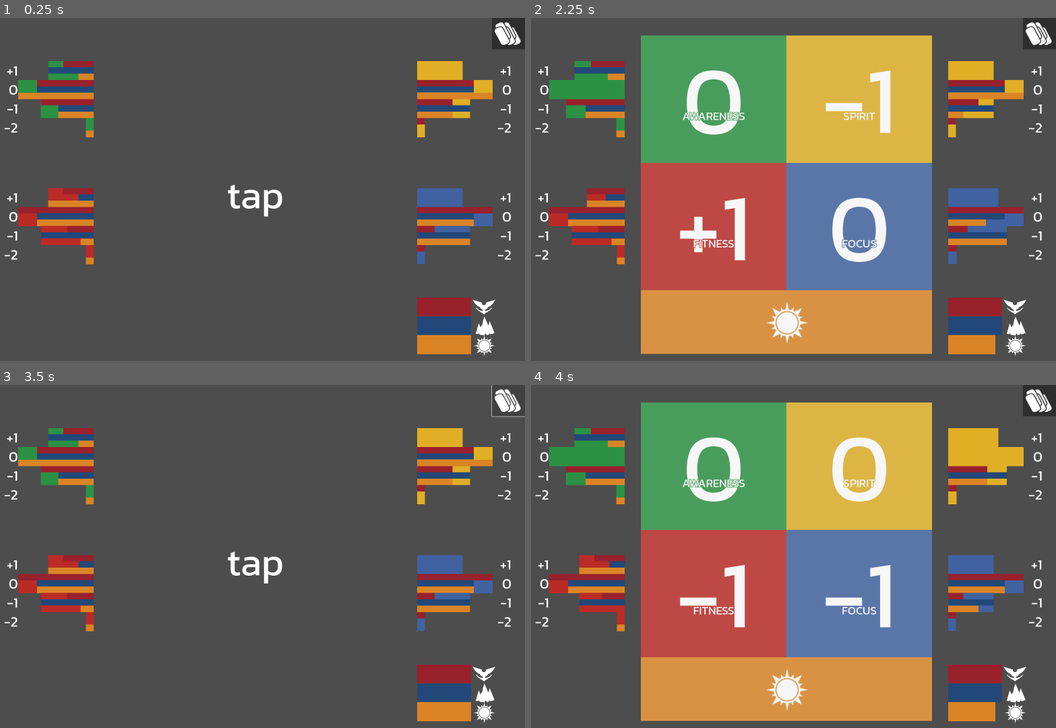
Above: before the commit, frames 1-4 (two rows, left to right).
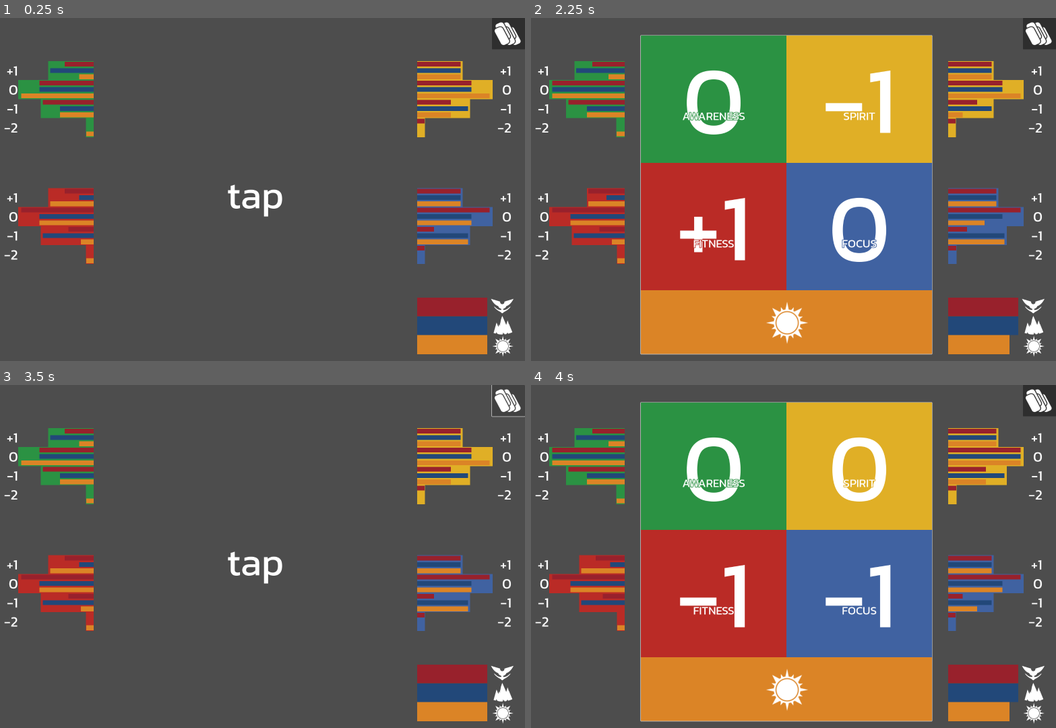
Above: after the commit, the same moments.

Repository: silverhammermba/er-challenge
Game: Godot game, scene res://game.tscn
Same seed, same stepped clock (60 frames per second), same inputs: the game is played once before the commit and once after it.
Inputs (mouse positions are in pixels of both pictures, inside the frame that each line leads up to):
- Up to frame 1 (0.25 s): no input
- Up to frame 2 (2.25 s): click (788, 196) at 0.5 s; click (1040, 35) at 1.25 s; click (788, 196) at 2 s
- Up to frame 3 (3.5 s): click (509, 402) at 2.75 s
- Up to frame 4 (4 s): click (788, 563) at 3.5 s

The runs differ from the first frame. In frame 1, 3.2% of the frame differs, in the area x 3-98%, y 12-99%; in frame 2, 52%; in frame 3, 3.2%; in frame 4, 52%, in the area x 3-98%, y 4-99%.

Commit message:
clarify conditional probabilities

Diff:
--- a/bar.gd
+++ b/bar.gd
@@ -2,9 +2,9 @@
 
 const Data = preload("data.gd")
 
-@onready var sub1: ColorRect = $Sub
-@onready var sub2: ColorRect = $Sub2
-@onready var sub3: ColorRect = $Sub3
+@onready var sub1: ColorRect = $Control/Sub
+@onready var sub2: ColorRect = $Control/Sub2
+@onready var sub3: ColorRect = $Control/Sub3
 
 var _aspect: Data.Aspect = Data.Aspect.FITNESS
 
@@ -18,12 +18,6 @@
 	color = Data.aspect_color(_aspect)
 
 func update_sub_dist(crest: int, mountain: int, sun: int) -> void:
-	# if all equal, hide the subbars rather than completely cover the bar
-	if crest == mountain and mountain == sun:
-		sub1.anchor_right = 0.0
-		sub2.anchor_right = 0.0
-		sub3.anchor_right = 0.0
-		return
 	var most: float = float(max(crest, mountain, sun))
 	sub1.anchor_right = crest / most
 	sub2.anchor_right = mountain / most
--- a/bar.tscn
+++ b/bar.tscn
@@ -11,31 +11,39 @@
 color = Color(1, 0, 0, 1)
 script = ExtResource("1_qyha7")
 
-[node name="Sub" type="ColorRect" parent="."]
+[node name="Control" type="Control" parent="."]
+layout_mode = 1
+anchor_right = 0.96
+anchor_bottom = 1.0
+grow_horizontal = 2
+grow_vertical = 2
+
+[node name="Sub" type="ColorRect" parent="Control"]
 layout_mode = 1
 anchors_preset = -1
+anchor_top = 0.04
 anchor_right = 1.0
-anchor_bottom = 0.33
+anchor_bottom = 0.29
 grow_horizontal = 2
 grow_vertical = 2
 color = Color(0.541176, 0, 0, 1)
 
-[node name="Sub2" type="ColorRect" parent="."]
+[node name="Sub2" type="ColorRect" parent="Control"]
 layout_mode = 1
 anchors_preset = -1
-anchor_top = 0.33
+anchor_top = 0.37
 anchor_right = 0.5
-anchor_bottom = 0.66
+anchor_bottom = 0.62
 grow_horizontal = 2
 grow_vertical = 2
 color = Color(0, 0, 0.564706, 1)
 
-[node name="Sub3" type="ColorRect" parent="."]
+[node name="Sub3" type="ColorRect" parent="Control"]
 layout_mode = 1
 anchors_preset = -1
-anchor_top = 0.66
+anchor_top = 0.7
 anchor_right = 0.3
-anchor_bottom = 1.0
+anchor_bottom = 0.96
 grow_horizontal = 2
 grow_vertical = 2
 color = Color(1, 0.356863, 0, 1)
--- a/game.tscn
+++ b/game.tscn
@@ -10,9 +10,6 @@
 
 [sub_resource type="StyleBoxEmpty" id="StyleBoxEmpty_eow3j"]
 
-[sub_resource type="StyleBoxFlat" id="StyleBoxFlat_feb5d"]
-bg_color = Color(0.811765, 0.811765, 0.811765, 0.180392)
-
 [sub_resource type="StyleBoxEmpty" id="StyleBoxEmpty_feb5d"]
 
 [node name="Game" type="Control"]
@@ -26,6 +23,36 @@
 crest_icon = ExtResource("5_7jktm")
 mountain_icon = ExtResource("3_eow3j")
 sun_icon = ExtResource("3_ryrav")
+
+[node name="BarArea2" type="Control" parent="."]
+layout_mode = 1
+anchor_left = 0.2
+anchor_top = 0.05
+anchor_right = 0.375
+anchor_bottom = 0.768
+grow_horizontal = 2
+grow_vertical = 2
+
+[node name="Bars" type="Control" parent="BarArea2"]
+layout_mode = 1
+anchors_preset = 15
+anchor_right = 1.0
+anchor_bottom = 1.0
+grow_horizontal = 2
+grow_vertical = 2
+scale = Vector2(-1, 1)
+
+[node name="Awareness" parent="BarArea2/Bars" instance=ExtResource("3_feb5d")]
+layout_mode = 1
+anchors_preset = -1
+anchor_top = 0.1
+anchor_bottom = 0.4
+
+[node name="Fitness" parent="BarArea2/Bars" instance=ExtResource("3_feb5d")]
+layout_mode = 1
+anchors_preset = -1
+anchor_top = 0.6
+anchor_bottom = 0.9
 
 [node name="CardArea" type="Control" parent="."]
 layout_mode = 1
@@ -139,8 +166,7 @@
 anchor_bottom = 1.0
 grow_horizontal = 2
 grow_vertical = 2
-theme_override_styles/focus = SubResource("StyleBoxEmpty_eow3j")
-theme_override_styles/hover = SubResource("StyleBoxFlat_feb5d")
+theme_override_styles/hover = SubResource("StyleBoxEmpty_eow3j")
 theme_override_styles/normal = SubResource("StyleBoxEmpty_feb5d")
 
 [node name="BarArea" type="Control" parent="."]
@@ -172,41 +198,11 @@
 anchor_top = 0.6
 anchor_bottom = 0.9
 
-[node name="BarArea2" type="Control" parent="."]
-layout_mode = 1
-anchor_left = 0.2
-anchor_top = 0.05
-anchor_right = 0.375
-anchor_bottom = 0.768
-grow_horizontal = 2
-grow_vertical = 2
-
-[node name="Bars" type="Control" parent="BarArea2"]
-layout_mode = 1
-anchors_preset = 15
-anchor_right = 1.0
-anchor_bottom = 1.0
-grow_horizontal = 2
-grow_vertical = 2
-scale = Vector2(-1, 1)
-
-[node name="Awareness" parent="BarArea2/Bars" instance=ExtResource("3_feb5d")]
-layout_mode = 1
-anchors_preset = -1
-anchor_top = 0.1
-anchor_bottom = 0.4
-
-[node name="Fitness" parent="BarArea2/Bars" instance=ExtResource("3_feb5d")]
-layout_mode = 1
-anchors_preset = -1
-anchor_top = 0.6
-anchor_bottom = 0.9
-
 [node name="EffectBars" type="Control" parent="."]
 layout_mode = 1
 anchor_left = 0.8
 anchor_top = 0.79
-anchor_right = 0.9
+anchor_right = 0.93
 anchor_bottom = 0.95
 offset_right = -0.00012207
 grow_horizontal = 0
@@ -243,9 +239,10 @@
 anchors_preset = -1
 anchor_right = 1.0
 anchor_bottom = 0.33
-offset_left = 234.0
-offset_right = 100.4
-offset_bottom = 0.433609
+offset_left = 277.2
+offset_top = -3.52002
+offset_right = 143.6
+offset_bottom = -3.08641
 texture = ExtResource("5_7jktm")
 expand_mode = 1
 stretch_mode = 3
@@ -256,10 +253,10 @@
 anchor_top = 0.33
 anchor_right = 1.0
 anchor_bottom = 0.66
-offset_left = 234.2
-offset_top = 8.91359
-offset_right = 110.6
-offset_bottom = -2.6528
+offset_left = 275.2
+offset_top = 5.91359
+offset_right = 151.6
+offset_bottom = -5.6528
 texture = ExtResource("3_eow3j")
 expand_mode = 1
 stretch_mode = 3
@@ -270,10 +267,10 @@
 anchor_top = 0.66
 anchor_right = 1.0
 anchor_bottom = 1.0
-offset_left = 240.2
-offset_top = 9.3472
-offset_right = 97.6001
-offset_bottom = 1.40002
+offset_left = 284.4
+offset_top = 10.8272
+offset_right = 141.8
+offset_bottom = 2.88
 texture = ExtResource("3_ryrav")
 expand_mode = 1
 stretch_mode = 3
Not shown: 1 places in game.tscn that only renumber resources
